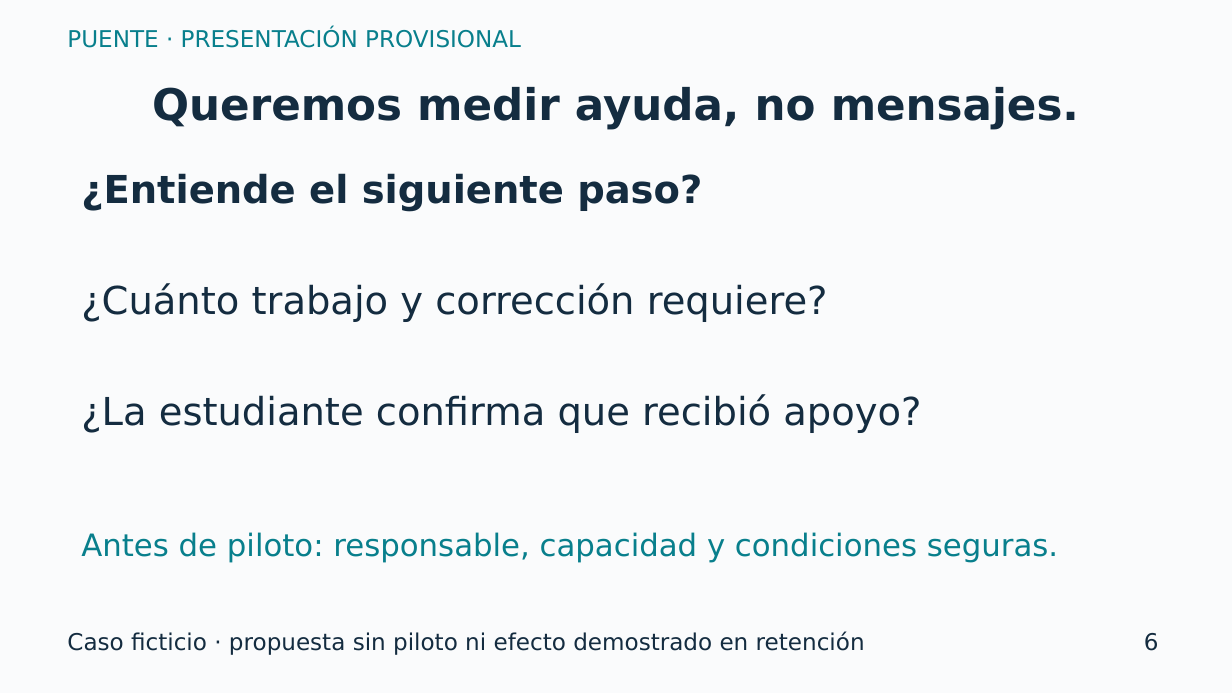
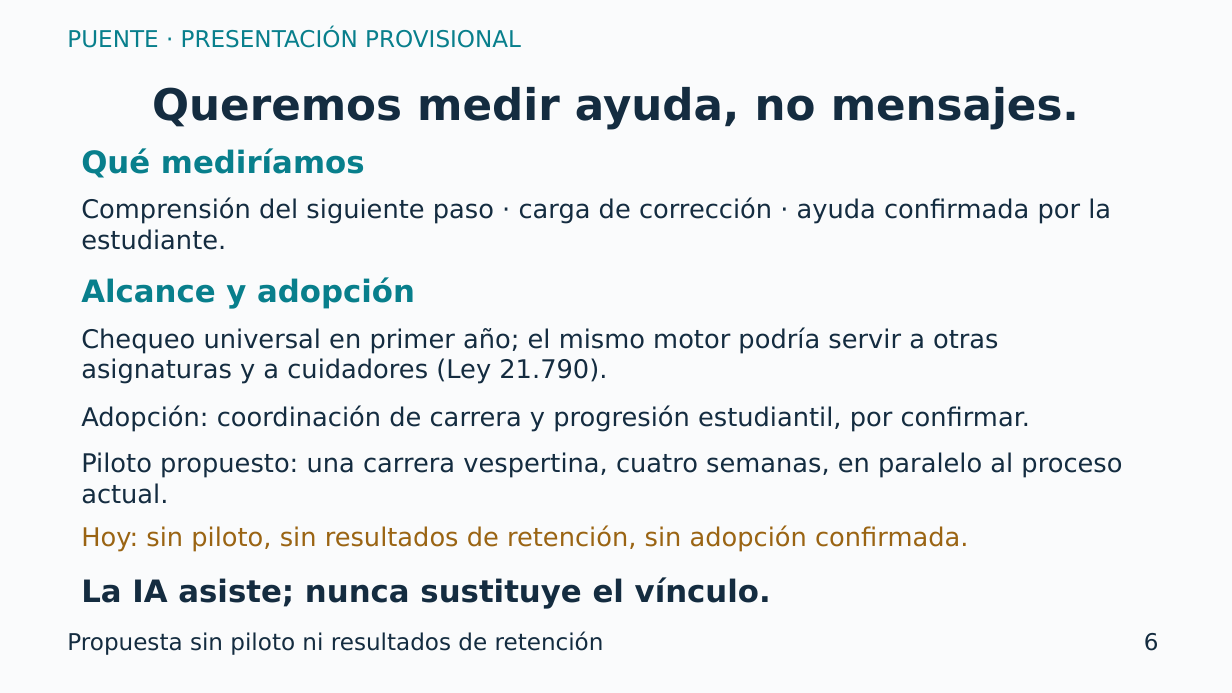
Before and after one commit to Ssj400/duoc-social, a slide deck: slide 6 of plan/preparacion/Pitch_Puente_provisional.pptx. Drawn at 1232x693 pixels with LibreOffice and Linux fonts; fonts in the diff are those of the drawing. Boxes give left, top, right and bottom in pixels: in the first picture for what was removed or moved away, otherwise in the second. Text is boxed around its words. In the diff, an @@ line names an element or a change of style, - is before the commit and + after.

```diff
--- a/plan/preparacion/Pitch_Puente_provisional.pptx
+++ b/plan/preparacion/Pitch_Puente_provisional.pptx
@@ text added at [81,148,365,178], 24 pt, text #087F8C, bold @@
+Qué mediríamos
@@ text at [81,198,1111,250]: text changed; size 30 to 20 pt; bold off @@
-¿Entiende el siguiente paso?
+Comprensión del siguiente paso · carga de corrección · ayuda confirmada por la estudiante.
@@ text at [81,277,415,309]: text changed; size 30 to 24 pt; text colour #142C40 to #087F8C; bold on @@
-¿Cuánto trabajo y corrección requiere?
+Alcance y adopción
@@ text added at [81,327,998,384], 20 pt, text #142C40 @@
+Chequeo universal en primer año; el mismo motor podría servir a otras asignaturas y a cuidadores (Ley 21.790).
@@ text removed at [81,394,921,433] @@
-¿La estudiante confirma que recibió apoyo?
@@ text added at [81,406,1031,432], 20 pt, text #142C40 @@
+Adopción: coordinación de carrera y progresión estudiantil, por confirmar.
@@ text added at [81,452,1122,504], 20 pt, text #142C40 @@
+Piloto propuesto: una carrera vespertina, cuatro semanas, en paralelo al proceso actual.
@@ text removed at [81,532,1058,563] @@
-Antes de piloto: responsable, capacidad y condiciones seguras.
@@ text added at [81,526,968,552], 20 pt, text #9A6413 @@
+Hoy: sin piloto, sin resultados de retención, sin adopción confirmada.
@@ text added at [81,577,771,609], 24 pt, text #142C40, bold @@
+La IA asiste; nunca sustituye el vínculo.
@@ text at [67,631,604,655]: text changed @@
-Caso ficticio · propuesta sin piloto ni efecto demostrado en retención
+Propuesta sin piloto ni resultados de retención
```
Also in this commit, not shown: 4 other slides changed, 1 slide added, 1 slide removed, 16 other files.
